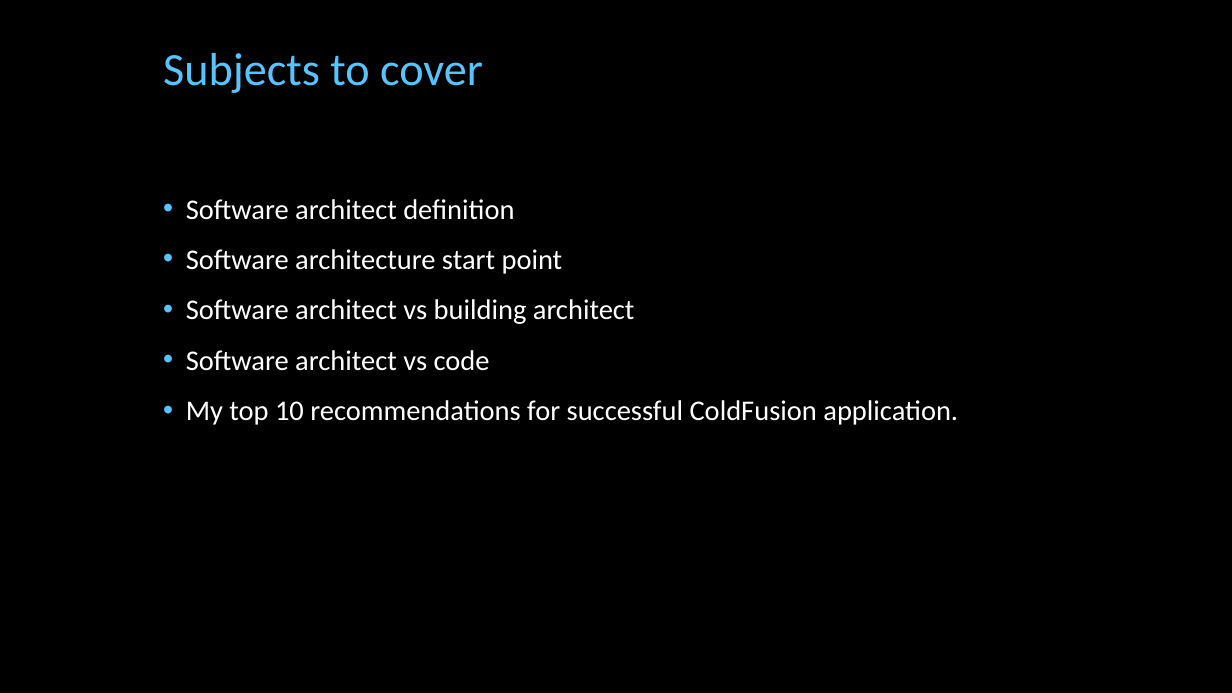
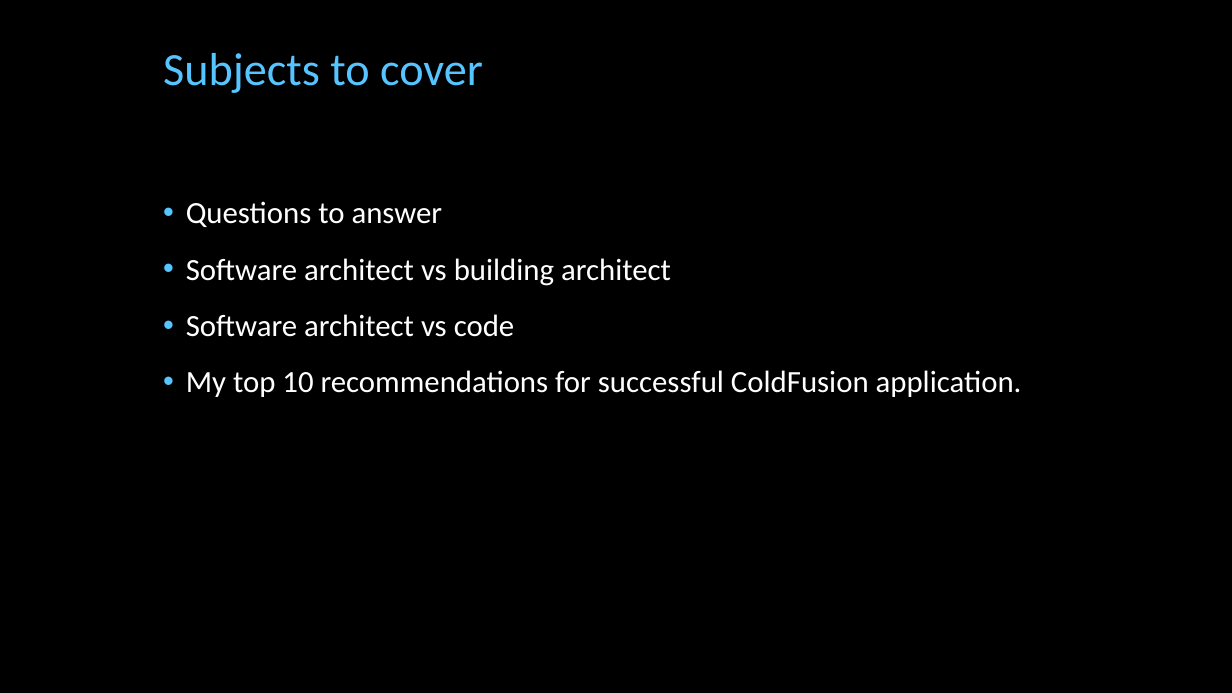
Before and after one commit to cfclick/CFSummit2016, a slide deck: slide 3 of powerpoint/architect/Architectural Perspective for ColdFusion Applications.pptx. Drawn at 1232x693 pixels with LibreOffice and Linux fonts; fonts in the diff are those of the drawing; background and template pictures are left out. Boxes give left, top, right and bottom in pixels: in the first picture for what was removed or moved away, otherwise in the second. Text is boxed around its words. In the diff, an @@ line names an element or a change of style, - is before the commit and + after.

```diff
--- a/powerpoint/architect/Architectural Perspective for ColdFusion Applications.pptx
+++ b/powerpoint/architect/Architectural Perspective for ColdFusion Applications.pptx
@@ text at (x1=186, y1=201, x2=443, y2=227): text changed; size 22.2 to 24 pt @@
-• Software architect definition
-• Software architecture start point
+• Questions to answer
@@ text at (x1=186, y1=258, x2=1022, y2=397): size 22.2 to 24 pt in "Software architect vs building architect", "Software architect vs code", "My top 10 recommendations for successful ColdFusion ..."; line spacing 0.8 to 0.9 @@
```
Also in this commit, not shown: 13 other slides changed, 6 slides added, 3 slides removed, 9 other files.
